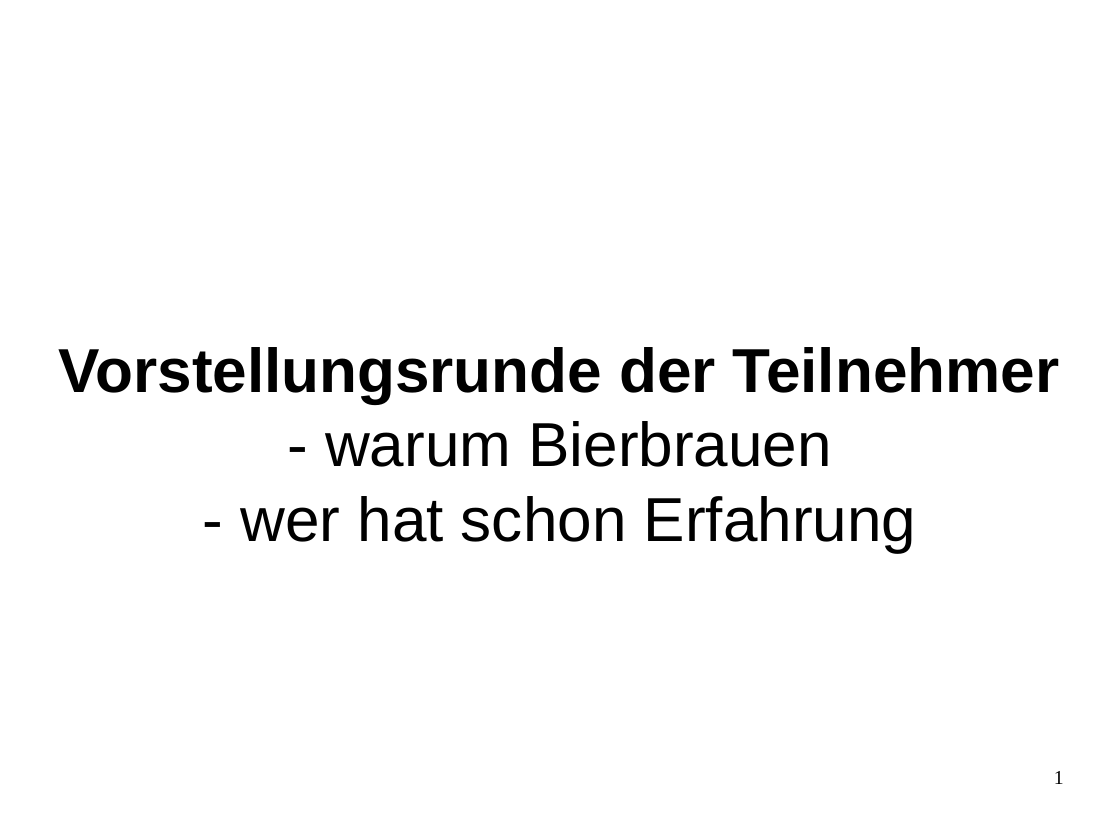
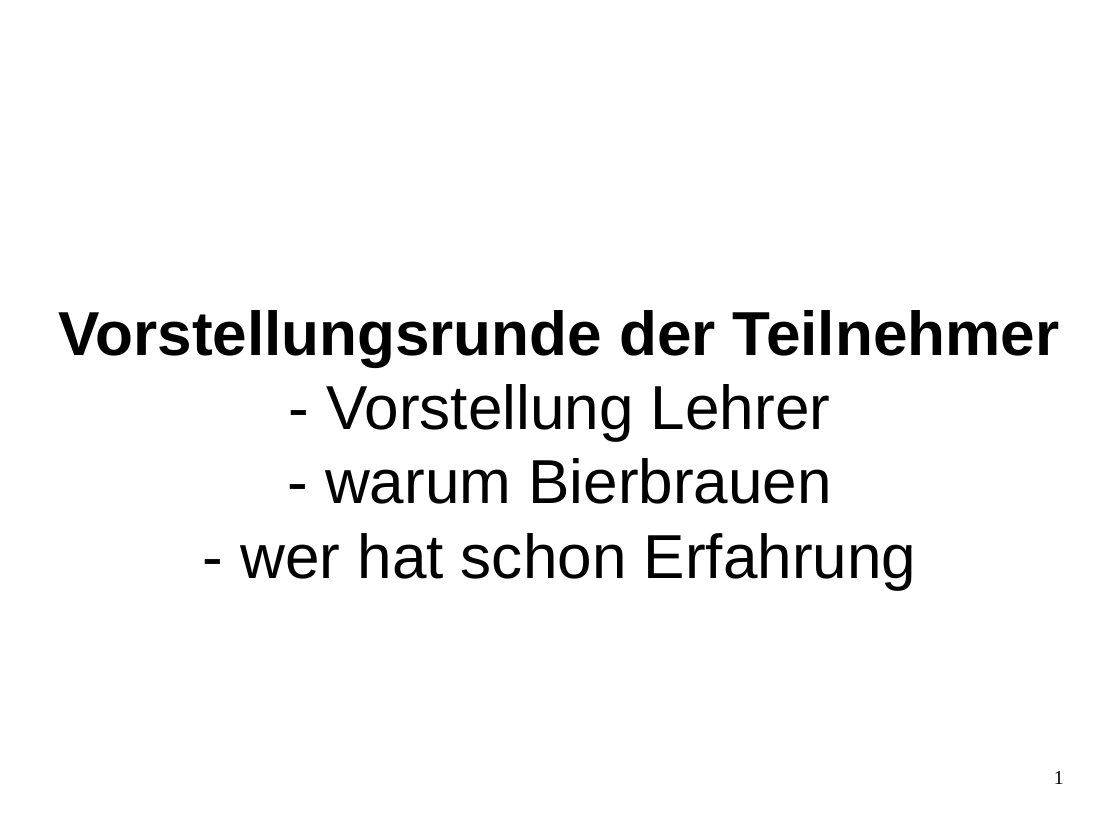
Before and after one commit to sky4walk/documents, a slide deck: slide 1 of Zwieselbrau-Brauseminar-Handkarten.odp. Drawn at 1120x840 pixels with LibreOffice and Linux fonts; fonts in the diff are those of the drawing. Boxes give left, top, right and bottom in pixels: in the first picture for what was removed or moved away, otherwise in the second. Text is boxed around its words. In the diff, an @@ line names an element or a change of style, - is before the commit and + after.

```diff
--- a/Zwieselbrau-Brauseminar-Handkarten.odp
+++ b/Zwieselbrau-Brauseminar-Handkarten.odp
@@ title at [59,310,1059,589]: text changed @@
-Vorstellungsrunde der Teilnehmer
-- warum Bierbrauen
-- wer hat schon Erfahrung
+Vorstellungsrunde der Teilnehmer
+- Vorstellung Lehrer
+- warum Bierbrauen
+- wer hat schon Erfahrung
```
Also in this commit, not shown: 10 other slides changed, 2 other files.
